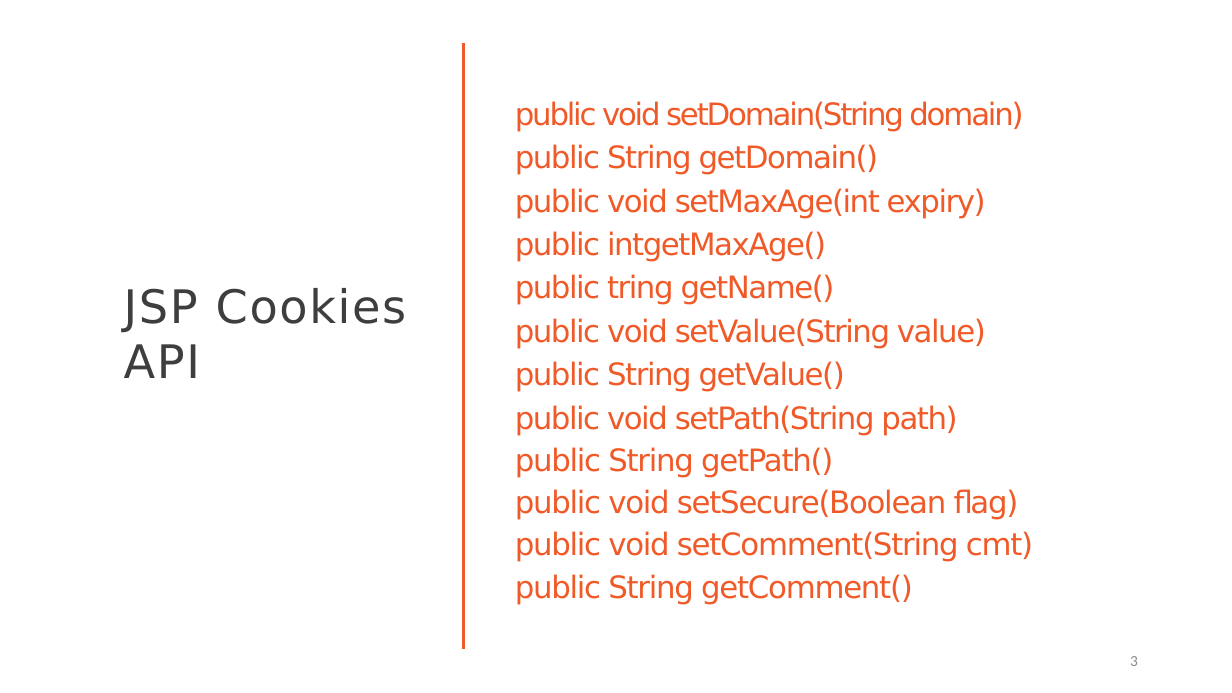
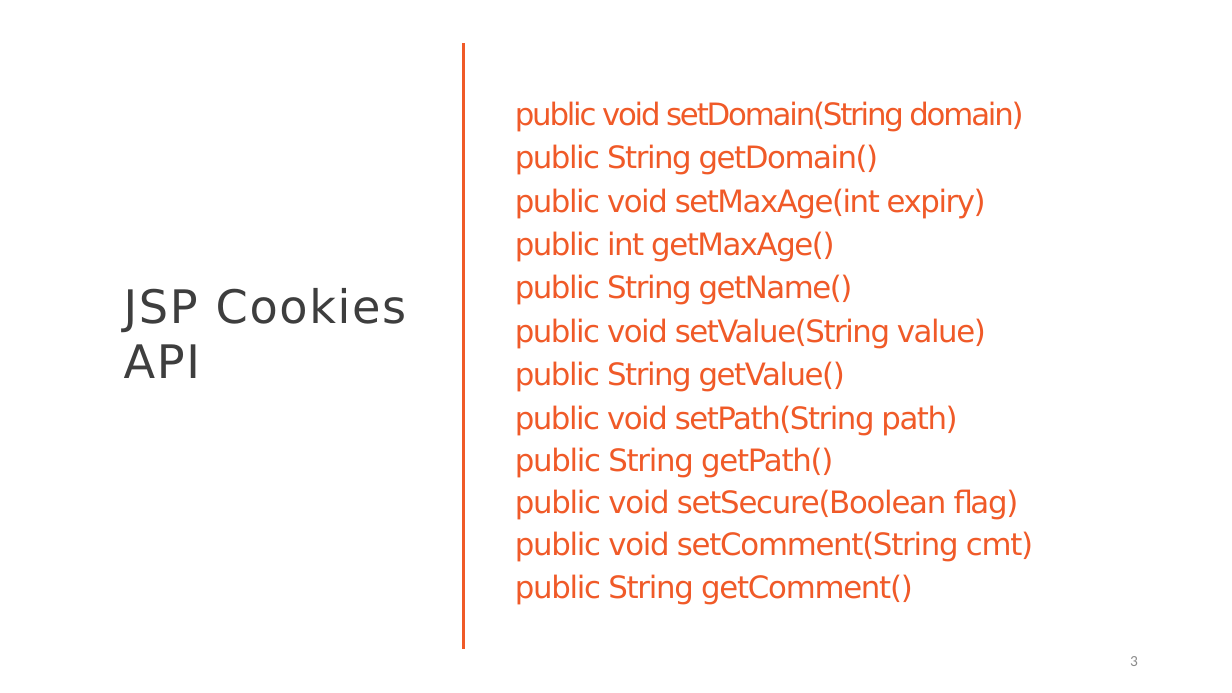
Before and after one commit to StevenJoseph19/DXC-FSD, a slide deck: slide 3 of 2. Web Development and Database/Day 16-17/Slides/9. Session Handling with Cookies/session-handling-with-cookies-slides.pptx. Drawn at 1232x693 pixels with LibreOffice and Linux fonts; fonts in the diff are those of the drawing. Boxes give left, top, right and bottom in pixels: in the first picture for what was removed or moved away, otherwise in the second. Text is boxed around its words. In the diff, an @@ line names an element or a change of style, - is before the commit and + after.

```diff
--- a/2. Web Development and Database/Day 16-17/Slides/9. Session Handling with Cookies/session-handling-with-cookies-slides.pptx
+++ b/2. Web Development and Database/Day 16-17/Slides/9. Session Handling with Cookies/session-handling-with-cookies-slides.pptx
@@ text at (x1=515, y1=231, x2=853, y2=305): text changed @@
-public intgetMaxAge()
-public tring getName()
+public int getMaxAge()
+public String getName()
```
Also in this commit, not shown: 14 other files.
